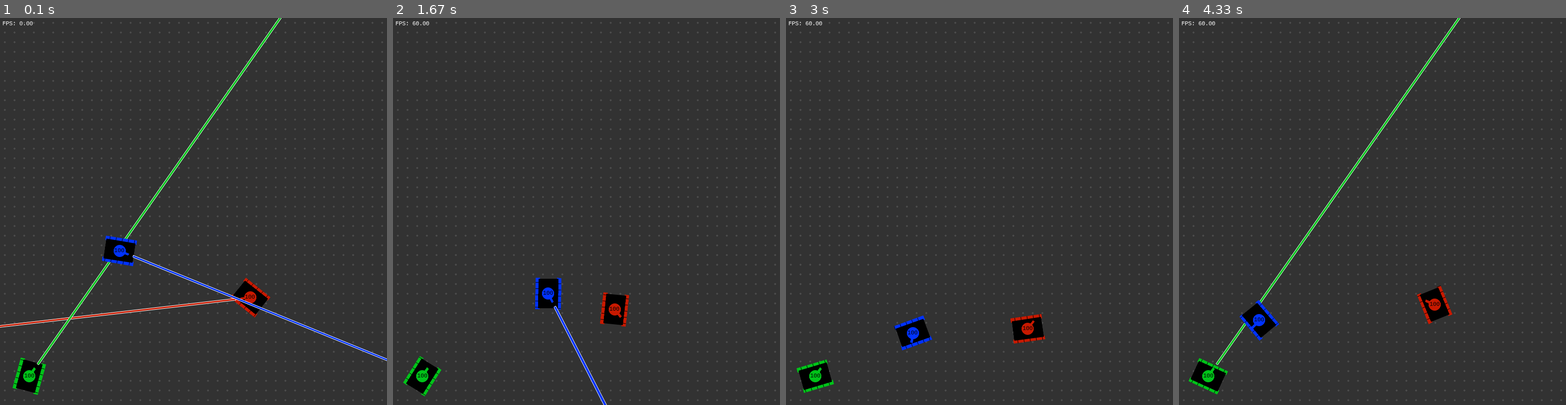
Above: before the commit, frames 1-4 (left to right).
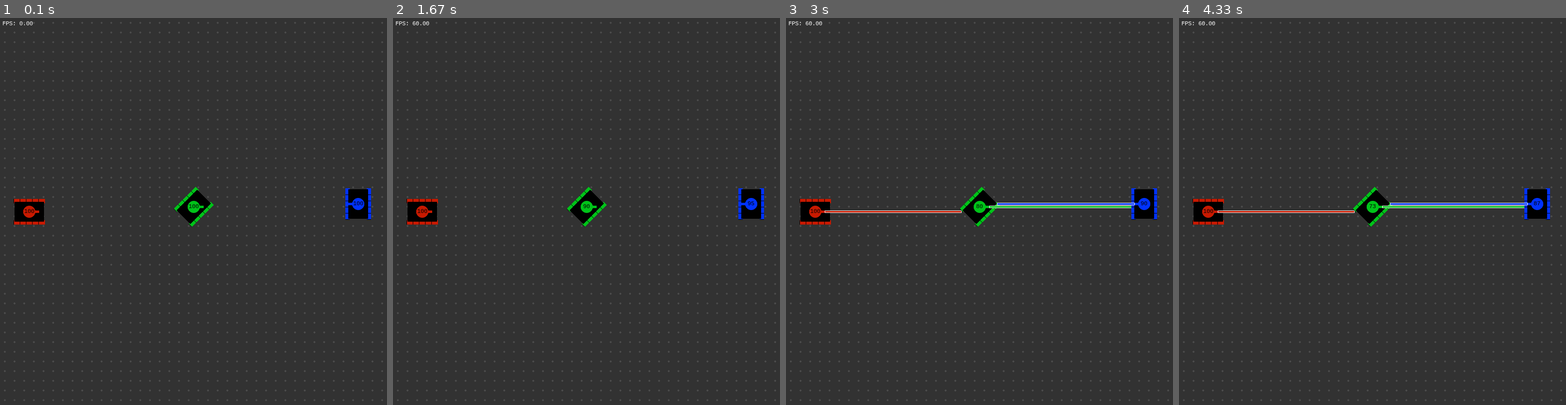
Above: after the commit, the same moments.

Repository: ginop/LaserTanks
Game: pygame game, started from LaserTanks_PyGame.py
Same seed, same stepped clock (60 frames per second), same inputs: the game is played once before the commit and once after it.
Inputs:
- Up to frame 1 (0.1 s): no input
- Up to frame 2 (1.67 s): no input
- Up to frame 3 (3 s): no input
- Up to frame 4 (4.33 s): no input

The runs differ from the first frame. In frame 1, 4.7% of the frame differs, in the area x 0-100%, y 0-98%; in frame 2, 3.4%; in frame 3, 3.8%; in frame 4, 4.5%.

Commit message:
Fixed rotation and added laser hit detection

Diff:
--- a/LaserTanks_PyGame.py
+++ b/LaserTanks_PyGame.py
@@ -57,7 +57,7 @@
         pg.draw.aaline(self.screen, color,
                        self.px*points[0, :], self.px*points[1, :])
 
-    def polygon(self, points, color, edge_color=None):
+    def polygon(self, points, color, edge_color=0):
         """
         PyGame polygon printing helper function
         Prints a polygon with an antialiased edge, handling conversion from
@@ -68,16 +68,18 @@
             edge_color: a 3 or 4 tuple, RGB(A), of integers in [0, 255]; if
                         ommitted, edge_color matches color
         """
-        if edge_color is None:
+        if edge_color is 0:
             edge_color = color
         # Invert Y coordinate so up is positive (PyGame uses down as positive)
         points[:, 1] = self.screen_height - points[:, 1]
-        gfxdraw.filled_polygon(self.screen,
-                               (self.px*points).round().astype(int), color)
-        gfxdraw.aapolygon(self.screen,
-                          (self.px*points).round().astype(int), edge_color)
+        if color is not None:
+            gfxdraw.filled_polygon(self.screen,
+                                   (self.px*points).round().astype(int), color)
+        if edge_color is not None:
+            gfxdraw.aapolygon(self.screen,
+                              (self.px*points).round().astype(int), edge_color)
 
-    def circle(self, center, radius, color, edge_color=None):
+    def circle(self, center, radius, color, edge_color=0):
         """
         PyGame circle printing helper function
         Prints a circle with an antialiased edge, handling conversion from game
@@ -89,14 +91,16 @@
             edge_color: a 3 or 4 tuple, RGB(A), of integers in [0, 255]; if
                         ommitted, edge_color matches color
         """
-        if edge_color is None:
+        if edge_color is 0:
             edge_color = color
-        gfxdraw.filled_circle(self.screen, int(round(self.px*center[0])),
-                              int(round(self.px*(self.screen_height-center[1]))),
-                              int(round(self.px*radius)), color)
-        gfxdraw.aacircle(self.screen, int(round(self.px*center[0])),
-                         int(round(self.px*(self.screen_height-center[1]))),
-                         int(round(self.px*radius)), edge_color)
+        if color is not None:
+            gfxdraw.filled_circle(self.screen, int(round(self.px*center[0])),
+                                  int(round(self.px*(self.screen_height-center[1]))),
+                                  int(round(self.px*radius)), color)
+        if edge_color is not None:
+            gfxdraw.aacircle(self.screen, int(round(self.px*center[0])),
+                             int(round(self.px*(self.screen_height-center[1]))),
+                             int(round(self.px*radius)), edge_color)
 
     def run(self):
         clock = pg.time.Clock()
@@ -129,8 +133,8 @@
                             if them is not me] for me in self.tanks]
             [T.update(dt, time, P) for T, P in zip(self.tanks, public_info)]
             [T.move(dt) for T in self.tanks]
+            self.detect_hits(dt)
             [T.draw() for T in self.tanks if T.hull > 0]
-
             actual_fps = clock.get_fps()
             self.text("FPS: {:.2f}".format(actual_fps),
                       (1/4, self.screen_height-1/4), (255, 255, 255))
@@ -141,10 +145,47 @@
         pg.quit()
         quit()
 
+    def detect_hits(self, dt):
+        """ For each tank, search for a hit on each other tank. Keep only the
+        first (closest) hit."""
+        for shooter in self.tanks:
+            laser = shooter.get_beam()
+            if laser is not None:
+                targets = [tank for tank in self.tanks if tank is not shooter]
+                dist = []
+                hit = []
+                for target in targets:
+                    x = target.detect_hit(laser)
+                    if x is not None:
+                        dist.append(x)
+                        hit.append(target)
+                if len(dist) > 0:
+                    laser_length = min(dist)
+                    hit = hit[dist.index(laser_length)]
+                    hit.hull -= dt*shooter.damage
+                    if hit.hull <= 0:
+                        self.tanks.remove(hit)
+                    shooter.laser_length = laser_length
+                else:  # back to default, really-long laser_length
+                    shooter.laser_length = Tank.laser_length
+
 
 if __name__ is "__main__":
-    R = Tank(testControls.R, (200, 25, 0), [26., 11.], [-45., -45.])
+
+    """R = Tank(testControls.R, (200, 25, 0), [26., 11.], [-45., -45.])
     G = Tank(testControls.G, (0, 195, 25), [3., 3.], [24., 11.])
     B = Tank(testControls.B, (0, 50, 255), [12., 16.], [95., 15.])
+    game = Game(tanks=[R, G, B])"""
+
+    R = Tank(testControls.shooty, (200, 25, 0), [3, 20.], [0., 0.])
+    G = Tank(testControls.shooty, (0, 195, 25), [20, 20.5], [45., -45.])
+    B = Tank(testControls.shooty, (0, 50, 255), [37, 20.8], [90., 90.])
+    # game = Game(tanks=[R, B])
     game = Game(tanks=[R, G, B])
+
+    """R = Tank(testControls.dummy, (200, 25, 0), [3., 3.], [45., 0.])
+    G = Tank(testControls.dummy, (0, 195, 25), [20.5, 20.], [90., -45.])
+    B = Tank(testControls.dummy, (0, 50, 255), [37., 37.5], [-45., -90.])
+    game = Game(tanks=[R, G, B])"""
+
     game.run()
--- a/Tank.py
+++ b/Tank.py
@@ -6,21 +6,22 @@
     """
     A helper function for 2D rotations.
     Inputs:
-        points: a 2xn numpy array
+        points: a nx2 numpy array
         angle: rotation angle in degrees
     Outputs:
-        points: rotated array
+        points: nx2 rotated array
     """
     ca = np.cos(angle*pi/180)
     sa = np.sin(angle*pi/180)
-    R = np.array([[[ca, -sa], [sa, ca]]])
-    points.shape += (1,)
-    points = (R*points).sum(axis=1)
+    R = np.array([[ca, -sa], [sa, ca]])  # positive is CCW
+    R.shape += (1,)  # add dim for broadcasting over n points
+    points = points.T
+    points.shape = (1,) + points.shape  # 1x2xn
+    points = (R*points).sum(axis=1).T  # do rotation and return original shape
     return points
 
 
 class Tank():
-    # TODO: Move Tank class to separate file from pygame code
 
     # Define universal tank shape as Class (not instance) properties
     body_width = 2.
@@ -34,9 +35,10 @@
     laser_width = barrel_width
     blast_radius = 0.4
 
+    laser_length = 999.  # default laser_length, overwritten per instance
     laser_dur = 0.5  # duration of laser shot in seconds
-    damage = 100  # HP per sec
-    reload_time = 1
+    damage = 10.  # HP per sec
+    reload_time = 1.
 
     def __init__(self, control, color, pos=[0., 0.], orient=[0., 0.]):
         self.game = None
@@ -48,22 +50,23 @@
         self.tread_offset = np.array([0., 0.])  # for animating treads
         self.spin = 0.  # commanded turret spin in degrees per sec
         self.shoot = False  # command to fire laser
-        self.time_to_ready = 0.  # counts down from reload_time after each shot
-        self.hull = 100
-        self.battery = 100
+        self.time_to_ready = self.reload_time
+        self.hull = 100.
+        self.battery = 100.
         self.color = color
+        self.laser_length = Tank.laser_length  # made shorter on hit
         # self.shield = None
 
     def draw(self):
-        # Specify tank shape centered on origin with 0 rotation (pointed up)
+        # Specify tank shape centered on origin with 0 rotation (pointed right)
         u = np.array([[-1, -1], [1, -1], [1, 1], [-1, 1]])/2
-        body = u * [Tank.body_width, Tank.body_length]
-        tread_r = (u * [Tank.tread_width, Tank.tread_length] +
-                   [Tank.body_width/2 + Tank.tread_width/2 -
-                    Tank.tread_overlap, 0])
+        body = u * [Tank.body_length, Tank.body_width]
+        tread_r = (u * [Tank.tread_length, Tank.tread_width] +
+                   [0, Tank.body_width/2 + Tank.tread_width/2 -
+                    Tank.tread_overlap])
         tread_l = -tread_r
-        barrel = (u * [Tank.barrel_width, Tank.barrel_length] +
-                  [0, Tank.barrel_length/2])
+        barrel = (u * [Tank.barrel_length, Tank.barrel_width] +
+                  [Tank.barrel_length/2, 0])
 
         # Rotate treads and body
         body = rotate(body, self.orientation[0])
@@ -85,11 +88,11 @@
         for offset, sign in zip(self.tread_offset, [1, -1]):
             n = 5
             for ii in range(n):
-                y = (Tank.tread_length*ii/n + offset) % Tank.tread_length
-                y -= Tank.tread_length/2
-                x1 = Tank.body_width/2 - Tank.tread_overlap
-                x2 = Tank.body_width/2 + Tank.tread_width - Tank.tread_overlap
-                pts = np.array([[sign*x1, y], [sign*x2, y]])
+                x = (Tank.tread_length*ii/n + offset) % Tank.tread_length
+                x -= Tank.tread_length/2
+                y1 = Tank.body_width/2 - Tank.tread_overlap
+                y2 = Tank.body_width/2 + Tank.tread_width - Tank.tread_overlap
+                pts = np.array([[x, sign*y1], [x, sign*y2]])
                 pts = rotate(pts, self.orientation[0])
                 pts += self.position
                 self.game.line(pts, (0, 0, 0))
@@ -99,16 +102,25 @@
         self.game.circle(self.position, 0.6, self.color)
 
         # print HP on tank turret
-        self.game.text("{}".format(self.hull), self.position, (0, 0, 0), centered=True)
+        self.game.text("{:.0f}".format(self.hull), self.position,
+                       (0, 0, 0), centered=True)
 
         # draw laser if shooting (indicated by time_to_read above reload_time)
         # TODO: Implement hit checking and update laser drawing accordingly
         if self.time_to_ready > self.reload_time:
-            laser = (u * [Tank.laser_width, 1000] +
-                     [0, Tank.barrel_length + 0.5 + 500])
+            laser = (u * [self.laser_length, self.laser_width] +
+                     [self.barrel_length + self.laser_length/2, 0])
             laser = rotate(laser, self.orientation[0]+self.orientation[1])
             laser += self.position
             self.game.polygon(laser, self.color, (255, 255, 255))
+            """
+            self.game.circle(laser[0, :], self.laser_width/2, None, (255, 255, 255))
+            self.game.circle(laser[1, :], self.blast_radius, None, (255, 255, 255))
+            self.game.polygon(laser, None, (255, 255, 255))
+            self.game.circle(laser[0, :], self.laser_width/2, self.color, None)
+            self.game.circle(laser[1, :], self.blast_radius, self.color, None)
+            self.game.polygon(laser, self.color, None)
+            """
 
     def update(self, dt, t, info):
         self.drive, self.spin, self.shoot = self.control(t, Tank, info)
@@ -142,3 +154,52 @@
                 "orientation": self.orientation,
                 "is_firing": self.time_to_ready > self.reload_time,
                 "color": self.color}
+
+    def get_beam(self):
+        if self.time_to_ready > self.reload_time:
+            barrel = np.array([[Tank.barrel_length, 0]])
+            barrel = rotate(barrel, self.orientation[0]+self.orientation[1])
+            barrel += self.position
+            return (barrel[0, 0], barrel[0, 1],
+                    self.orientation[0]+self.orientation[1])
+        else:
+            return None
+
+    def detect_hit(self, laser):
+        """
+        Inputs:
+            laser: a tuple of origin and angle (x, y, angle)
+        Outputs:
+            dist: distance from laser origin to impact point, [] if no impact
+        """
+        # Determine hitbox for tank (just use body, not treads, for simplicity)
+        u = np.array([[-1, -1], [1, -1], [1, 1], [-1, 1]])/2
+        hitbox = u * [self.body_length, self.body_width]
+        # import pdb; pdb.set_trace()
+        hitbox = rotate(hitbox, self.orientation[0])
+        hitbox += self.position
+        # Translate laser to origin
+        hitbox -= laser[:2]
+        # Rotate laser to x-axis
+        hitbox = rotate(hitbox, -laser[2])
+        # There is a hit if any edge crosses x-axis at non-negative x
+        hitbox = np.vstack((hitbox, hitbox[0, :]))
+        dist = []
+        for ii in range(4):
+            # TODO: switch x and y when angle is fixed to CCW from x-axis
+            x1 = hitbox[ii, 0]
+            y1 = hitbox[ii, 1]
+            x2 = hitbox[ii+1, 0]
+            y2 = hitbox[ii+1, 1]
+            if x1 >= 0 or x2 >= 0:
+                if y1 == 0 and y2 == 0:
+                    """ when both point lie on the x axis, the hit occurs at
+                    the closer to 0, or at 0 if they overlap (which would
+                    indicate a tank crash)"""
+                    dist.append(max(0, hitbox[ii:ii+1, 0].min()))
+                elif (y1 <= 0 and y2 >= 0) or (y1 >= 0 and y2 <= 0):
+                    dist.append(x1 + y1*(x2-x1)/(y2-y1))
+        if len(dist) > 0:
+            return min(dist)
+        else:
+            return None
--- a/testControls.py
+++ b/testControls.py
@@ -11,6 +11,18 @@
     spin (turret rotation speed in degrees per sec)
     shoot (logical to fire laser, ignored while recharging)
 """
+
+def dummy(t, Tank, info):
+    drive = np.array([0., 0.])
+    spin = 0.
+    shoot = False
+    return drive, spin, shoot
+
+def shooty(t, Tank, info):
+    drive = np.array([0., 0.])
+    spin = 0.
+    shoot = True
+    return drive, spin, shoot
 
 
 def R(t, Tank, info):
